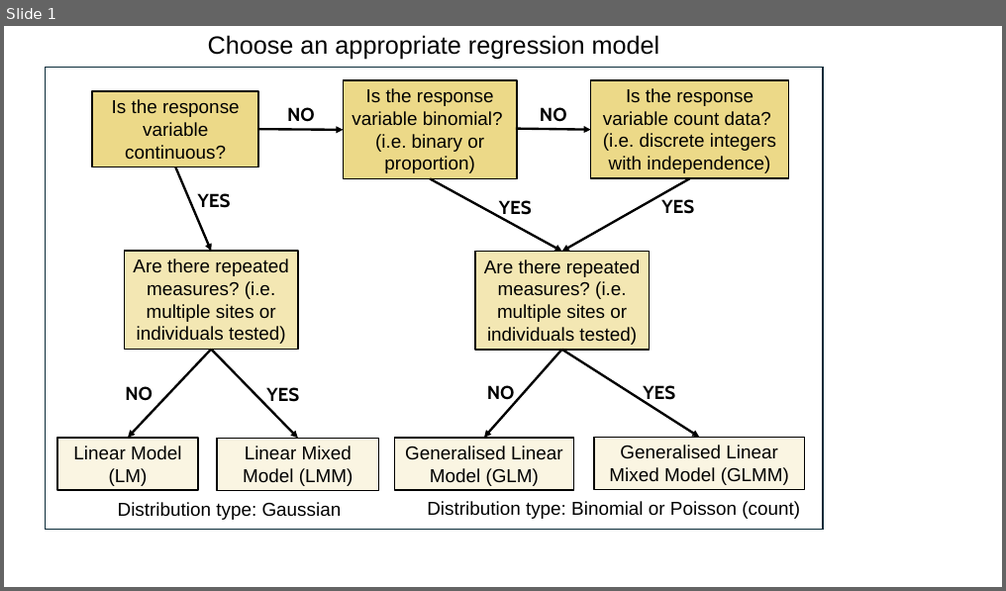
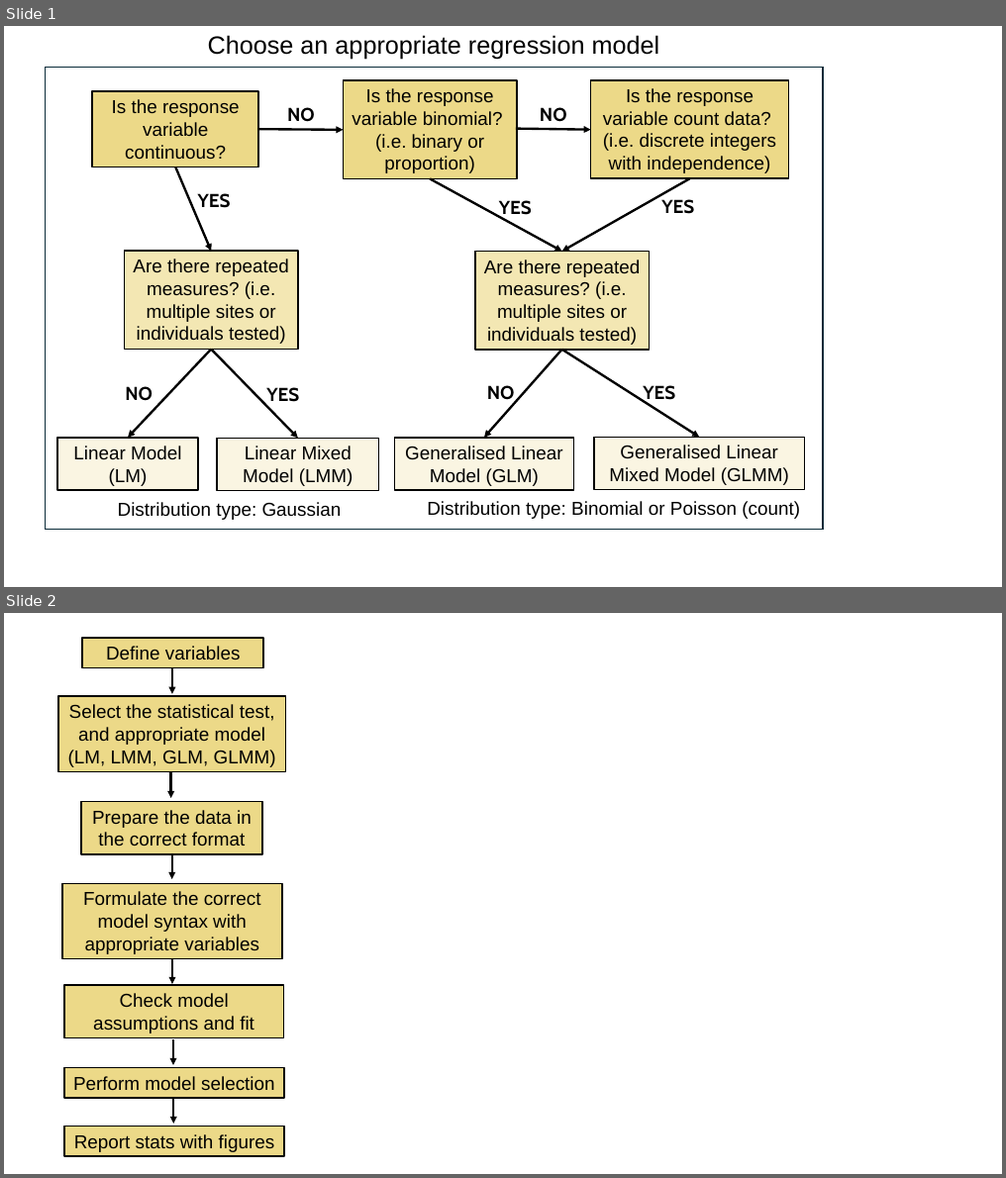
Before and after one commit to DrGLDavidson/stats-tutorial, a slide deck: data/stats figures workflows.pptx. Shown one above the other, each under a label of ours: slide 1 before the commit, slides 1 and 2 after it. The pictures are 1006x591 and 1006x1178 pixels, drawn with LibreOffice and Linux fonts; fonts in the diff are those of the drawing. Boxes give left, top, right and bottom in pixels: in the first picture for what was removed or moved away, otherwise in the second. Text is boxed around its words. In the diff, an @@ line names an element or a change of style, - is before the commit and + after.

Commit message:
update figures

```diff
--- a/data/stats figures workflows.pptx
+++ b/data/stats figures workflows.pptx
@@ slide 2 added at (4, 613, 1002, 1174), background #FFFFFF @@
@@ rectangle added at (82, 638, 263, 667), fill #ECD988, outline #000000 1.5 pt, 18 pt, text #000000 @@
+Define variables
@@ arrow added from (172, 668) to (172, 694), #000000 2.25 pt @@
@@ rectangle added at (58, 696, 286, 771), fill #ECD988, outline #000000 1.5 pt, 18 pt, text #000000 @@
+Select the statistical test, and appropriate model (LM, LMM, GLM, GLMM)
@@ arrow added from (171, 772) to (171, 798), #000000 2.25 pt @@
@@ rectangle added at (81, 802, 262, 855), fill #ECD988, outline #000000 1.5 pt, 18 pt, text #000000 @@
+Prepare the data in the correct format
@@ arrow added from (171, 854) to (171, 879), #000000 2.25 pt @@
@@ rectangle added at (62, 883, 282, 959), fill #ECD988, outline #000000 1.5 pt, 18 pt, text #000000 @@
+Formulate the correct model syntax with appropriate variables
@@ arrow added from (172, 959) to (172, 984), #000000 2.25 pt @@
@@ rectangle added at (63, 986, 283, 1039), fill #ECD988, outline #000000 1.5 pt, 18 pt, text #000000 @@
+Check model assumptions and fit
@@ arrow added from (173, 1040) to (173, 1065), #000000 2.25 pt @@
@@ rectangle added at (64, 1068, 284, 1098), fill #ECD988, outline #000000 1.5 pt, 18 pt, text #000000 @@
+Perform model selection
@@ arrow added from (174, 1098) to (174, 1124), #000000 2.25 pt @@
@@ rectangle added at (64, 1127, 284, 1157), fill #ECD988, outline #000000 1.5 pt, 18 pt, text #000000 @@
+Report stats with figures
```
Also in this commit, not shown: 4 other files.
